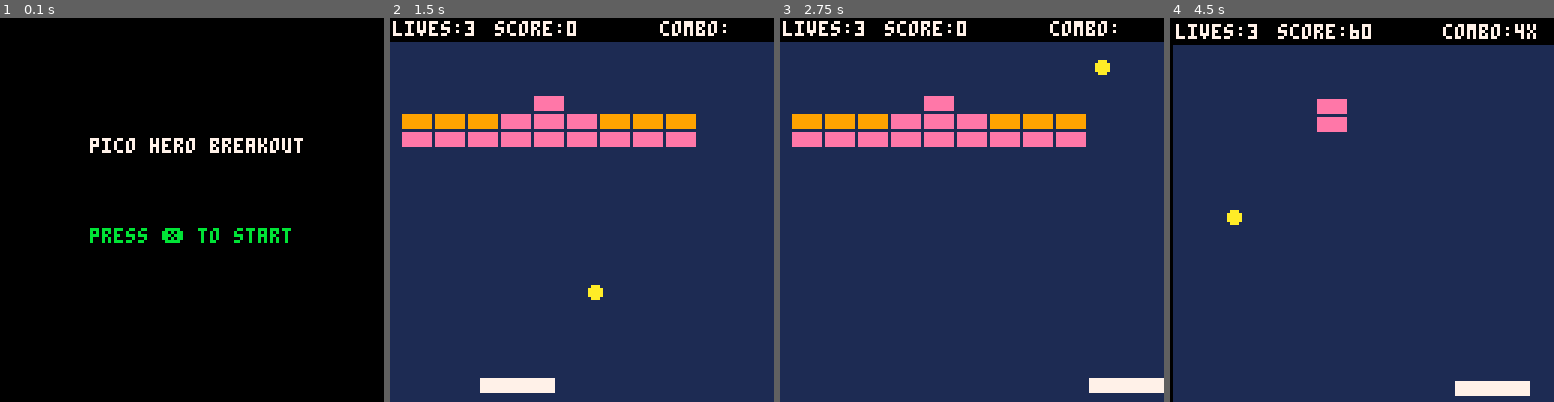
Above: before the commit, frames 1-4 (left to right).
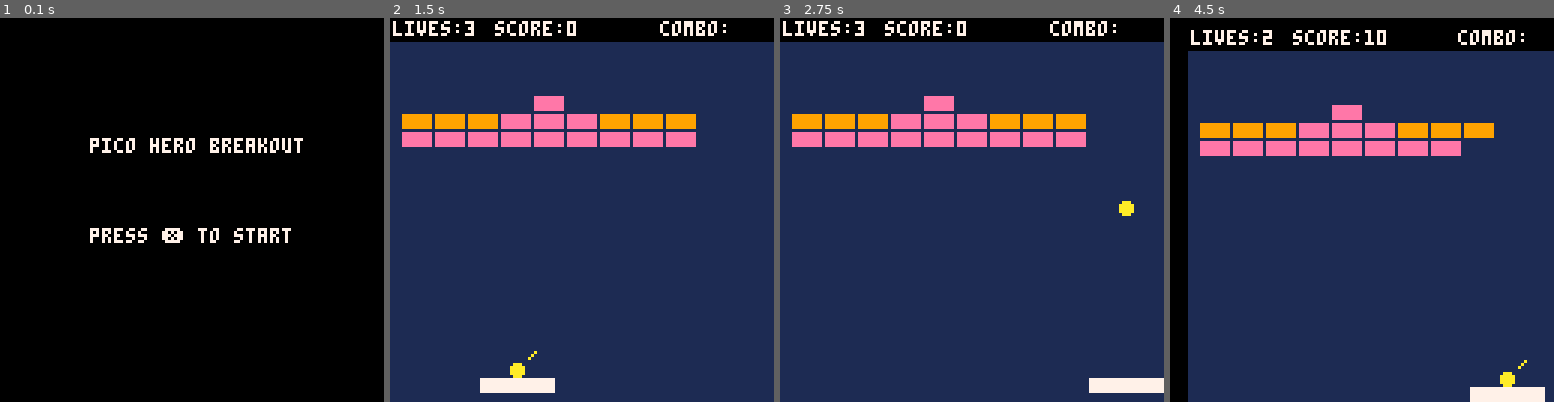
Above: after the commit, the same moments.

Repository: ivanarellano/pico8-doodles
Game: PICO-8 cartridge breakout/breakout.p8
Same seed, same stepped clock (60 frames per second), same inputs: the game is played once before the commit and once after it.
Inputs:
- Up to frame 1 (0.1 s): no input
- Up to frame 2 (1.5 s): tap X (X key) at 0.33, 1.07 s
- Up to frame 3 (2.75 s): hold Right 1.6-2.1 s; tap X (X key) at 1.85 s; hold Right from 2.47 s (still down)
- Up to frame 4 (4.5 s): tap X (X key) at 2.97, 4.08 s; release Right at 3.03 s; hold Left 3.08-3.58 s; hold Right from 4.02 s (still down)

The runs differ from the first frame. In frame 1, 0.8% of the frame differs, in the area x 23-76%, y 54-59%; in frame 2, 0.3%; in frame 3, 0.3%; in frame 4, 14%, in the area x 0-100%, y 1-100%.

Commit message:
Add blinking text

Diff:
--- a/breakout/breakout.p8
+++ b/breakout/breakout.p8
@@ -12,6 +12,13 @@
 	levels[1]="/x4b/s3b3s3/b9"
 	--levels[1]="bxhxsxixpxbxbxbxbxbxbxbxbxbxbxbxbxbxbxbxbxbxbxbxbxbxbxbx"
 	debug=""
+
+	blink_col=7
+	blink_col_i=1
+	blinkframe=0
+	blinkspeed=10
+
+	start_count=-1
 end
 
 function startgame()
@@ -349,6 +356,20 @@
 	end
 end
 
+function doblink()
+	local col={3,11,10,7}
+
+	blinkframe+=1
+	if blinkframe>blinkspeed then
+		blinkframe=0
+		blink_col_i+=1
+		if blink_col_i>#col then
+			blink_col_i=1
+		end
+		blink_col=col[blink_col_i]
+	end
+end
+
 function draw_game()
 	cls()
 	rectfill(0,0,127,127,1)
@@ -402,7 +423,7 @@
 function draw_start()
 	cls()
 	print("pico hero breakout",30,40,7)
-	print("press ❎ to start",30,70,11)
+	print("press ❎ to start",30,70,blink_col)
 end
 
 function draw_gameover()
@@ -418,6 +439,8 @@
 end
 -->8
 function _update60()
+	doblink()
+
 	if mode=="game" then
 		update_game()
 	elseif mode=="start" then
@@ -430,8 +453,22 @@
 end
 
 function update_start()
-	if btn(5) then
-		startgame()
+	if start_count<0 then
+		if btn(5) then
+			sfx(9)
+			start_count=60
+		end
+	else
+		start_count-=1
+		doblink()
+		doblink()
+		doblink()
+		doblink()
+		doblink()
+		if start_count<=0 then
+			start_count=-1
+			startgame()
+		end
 	end
 end
 
Not shown, changed: the sound effects (__sfx__) section of breakout/breakout.p8
